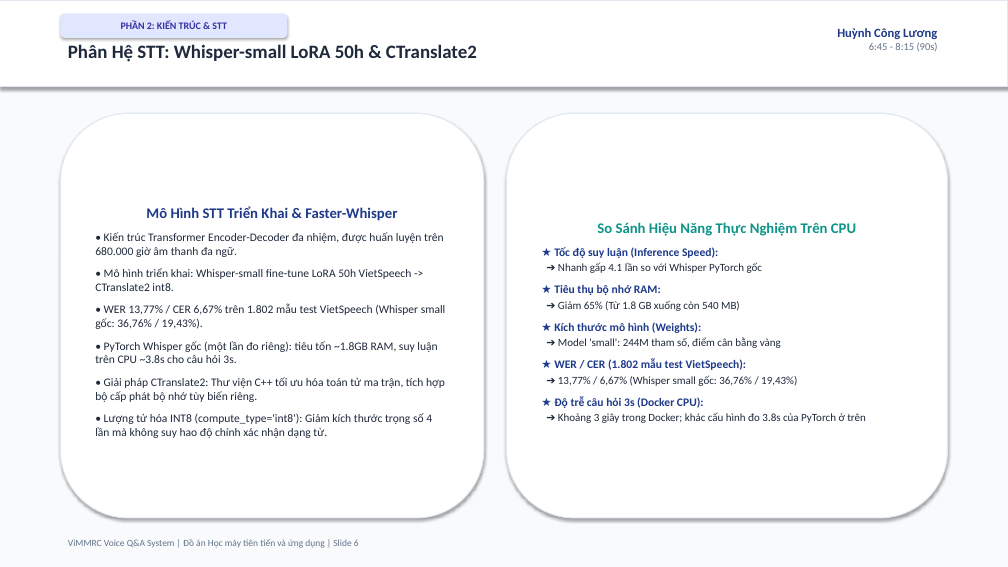
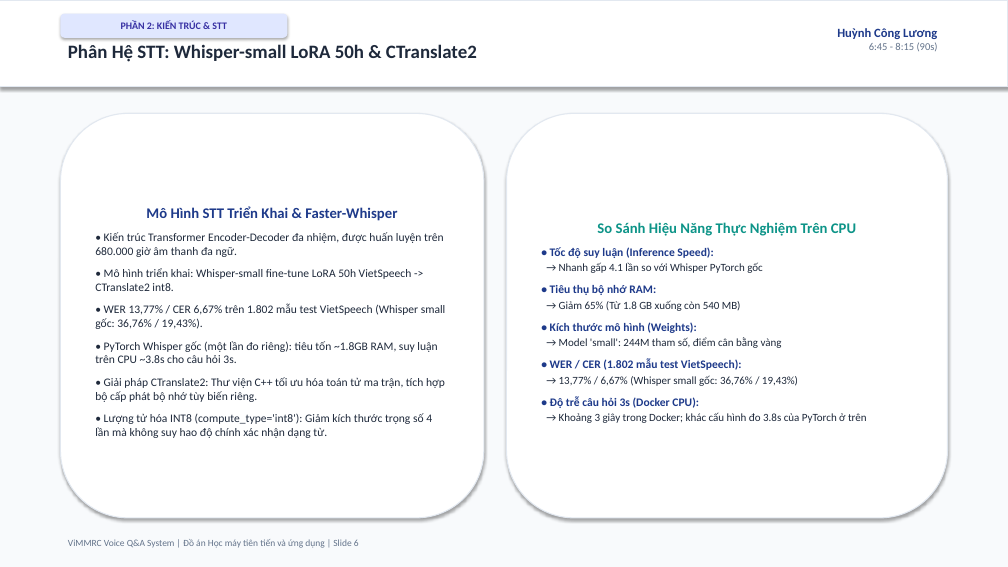
Before and after one commit to ngohuy04022000/vimmrc-qa-voice, a slide deck: slide 6 of docs/ViMMRC_Presentation_30min.pptx. Drawn at 1008x567 pixels with LibreOffice and Linux fonts; fonts in the diff are those of the drawing. Boxes give left, top, right and bottom in pixels: in the first picture for what was removed or moved away, otherwise in the second. Text is boxed around its words. In the diff, an @@ line names an element or a change of style, - is before the commit and + after.

```diff
--- a/docs/ViMMRC_Presentation_30min.pptx
+++ b/docs/ViMMRC_Presentation_30min.pptx
@@ text in rounded rectangle at (x1=550, y1=247, x2=867, y2=423): text changed @@
-★ Tốc độ suy luận (Inference Speed):
-➔ Nhanh gấp 4.1 lần so với Whisper PyTorch gốc
-★ Tiêu thụ bộ nhớ RAM:
-➔ Giảm 65% (Từ 1.8 GB xuống còn 540 MB)
-★ Kích thước mô hình (Weights):
-➔ Model 'small': 244M tham số, điểm cân bằng vàng
-★ WER / CER (1.802 mẫu test VietSpeech):
-➔ 13,77% / 6,67% (Whisper small gốc: 36,76% / 19,43%)
-★ Độ trễ câu hỏi 3s (Docker CPU):
-➔ Khoảng 3 giây trong Docker; khác cấu hình đo 3.8s của PyTorch ở trên
+• Tốc độ suy luận (Inference Speed):
+→ Nhanh gấp 4.1 lần so với Whisper PyTorch gốc
+• Tiêu thụ bộ nhớ RAM:
+→ Giảm 65% (Từ 1.8 GB xuống còn 540 MB)
+• Kích thước mô hình (Weights):
+→ Model 'small': 244M tham số, điểm cân bằng vàng
+• WER / CER (1.802 mẫu test VietSpeech):
+→ 13,77% / 6,67% (Whisper small gốc: 36,76% / 19,43%)
+• Độ trễ câu hỏi 3s (Docker CPU):
+→ Khoảng 3 giây trong Docker; khác cấu hình đo 3.8s của PyTorch ở trên
```
Also in this commit, not shown: 19 other slides changed, 24 other files.
